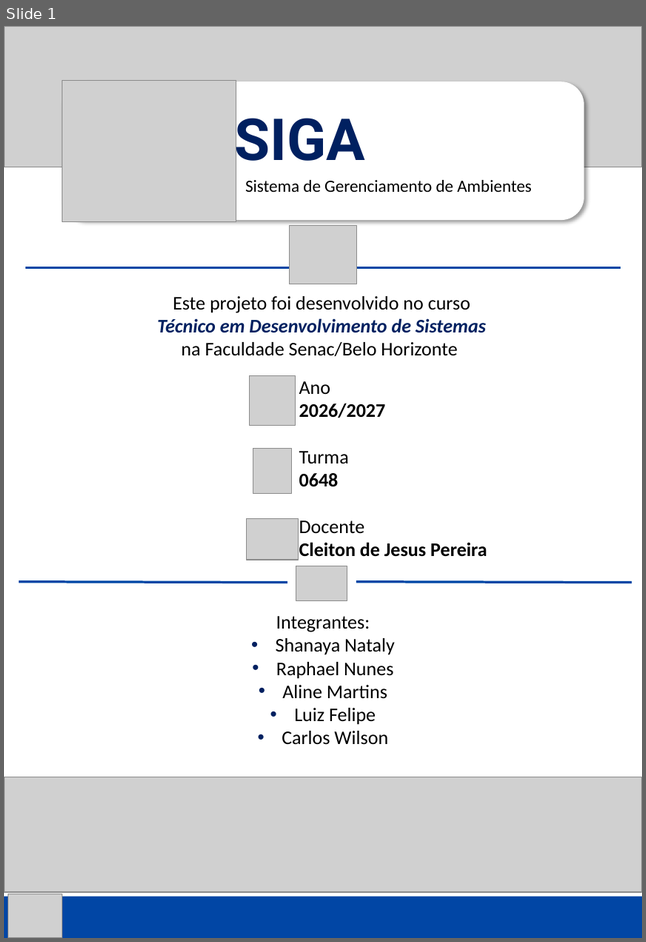
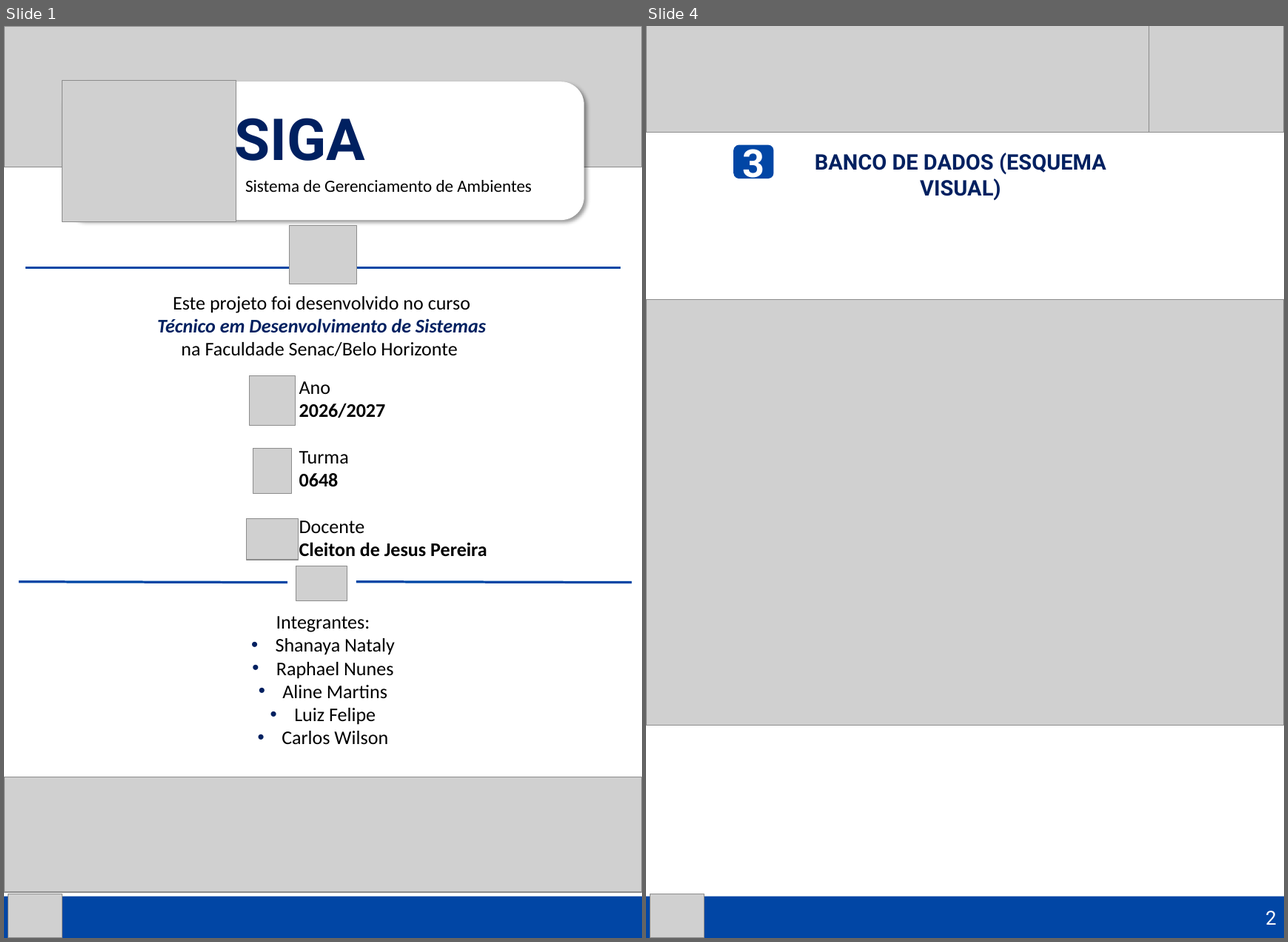
Before and after one commit to MariposaDaProgramacao/Projeto-Integrador, a slide deck: DOCUMENTACAO/Sistema de Gerenciamento de Ambientes - Documentação.pptx. Shown side by side, each under a label of ours: slide 1 before the commit, slides 1 and 4 after it; the slides between them are not shown. The pictures are 646x942 and 1288x942 pixels, drawn with LibreOffice and Linux fonts; fonts in the diff are those of the drawing; grey boxes stand for pictures. Boxes give left, top, right and bottom in pixels: in the first picture for what was removed or moved away, otherwise in the second. Text is boxed around its words. In the diff, an @@ line names an element or a change of style, - is before the commit and + after.

Commit message:
Documentação
Atualizações da documentação + imagem (esquema visual)

```diff
--- a/DOCUMENTACAO/Sistema de Gerenciamento de Ambientes - Documentação.pptx
+++ b/DOCUMENTACAO/Sistema de Gerenciamento de Ambientes - Documentação.pptx
@@ slide 4 added at box(646, 26, 1284, 938), background #FFFFFF @@
@@ picture added at box(646, 26, 1284, 133) @@
@@ picture added at box(1149, 26, 1284, 133) @@
@@ rounded rectangle added at box(733, 145, 773, 178), fill #0146A5, 36 pt, text #FFFFFF, bold @@
+3
@@ text added at box(815, 153, 1106, 201), 20 pt, text #002060, bold @@
+BANCO DE DADOS (ESQUEMA VISUAL)
@@ picture added at box(646, 299, 1284, 724) @@
@@ rectangle added at box(646, 896, 1284, 937), fill #0146A5, 18 pt, text #FFFFFF @@
+2
@@ picture added at box(650, 893, 704, 937) @@
```
Also in this commit, not shown: 2 slides changed, 14 other slides added, 3 slides removed, 2 other files.
